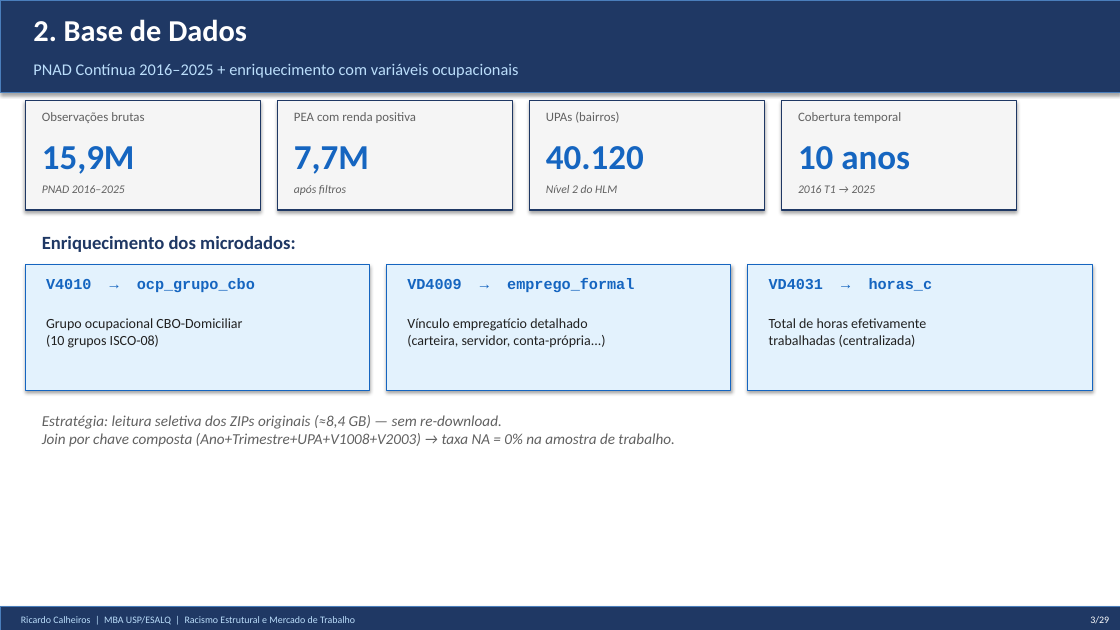
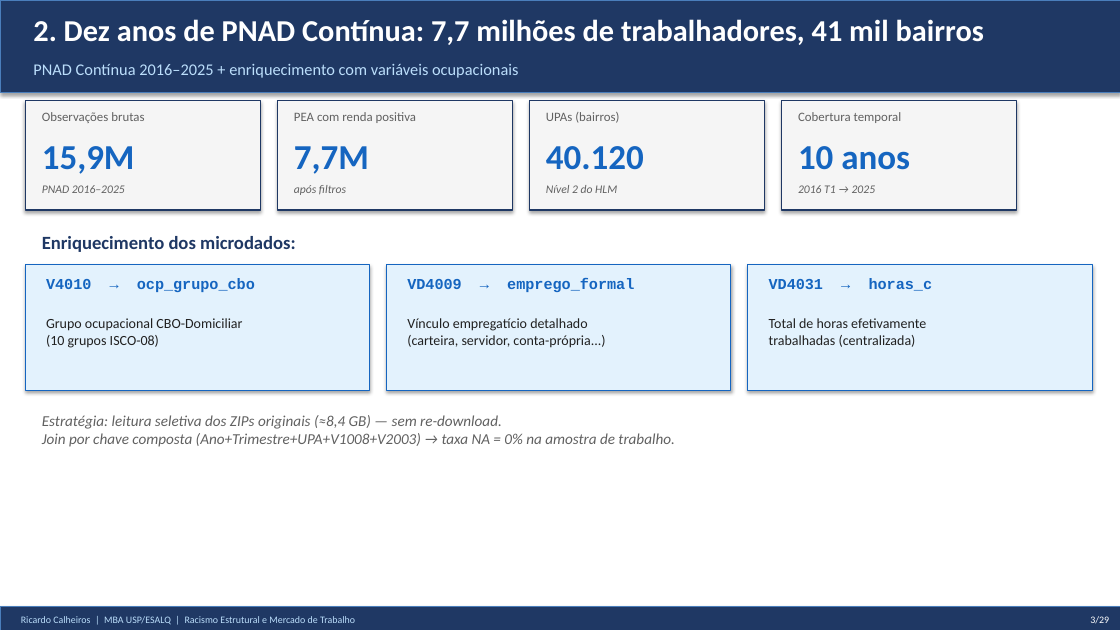
Before and after one commit to rickinrj-ux/ProjetoRacismoPNAD, a slide deck: slide 3 of entregaveis/apresentacao_tcc.pptx. Drawn at 1120x630 pixels with LibreOffice and Linux fonts; fonts in the diff are those of the drawing. Boxes give left, top, right and bottom in pixels: in the first picture for what was removed or moved away, otherwise in the second. Text is boxed around its words. In the diff, an @@ line names an element or a change of style, - is before the commit and + after.

```diff
--- a/entregaveis/apresentacao_tcc.pptx
+++ b/entregaveis/apresentacao_tcc.pptx
@@ text at <box>33,19,984,45</box>: text changed @@
-2. Base de Dados
+2. Dez anos de PNAD Contínua: 7,7 milhões de trabalhadores, 41 mil bairros
```
Also in this commit, not shown: 18 other slides changed, 15 other files.
